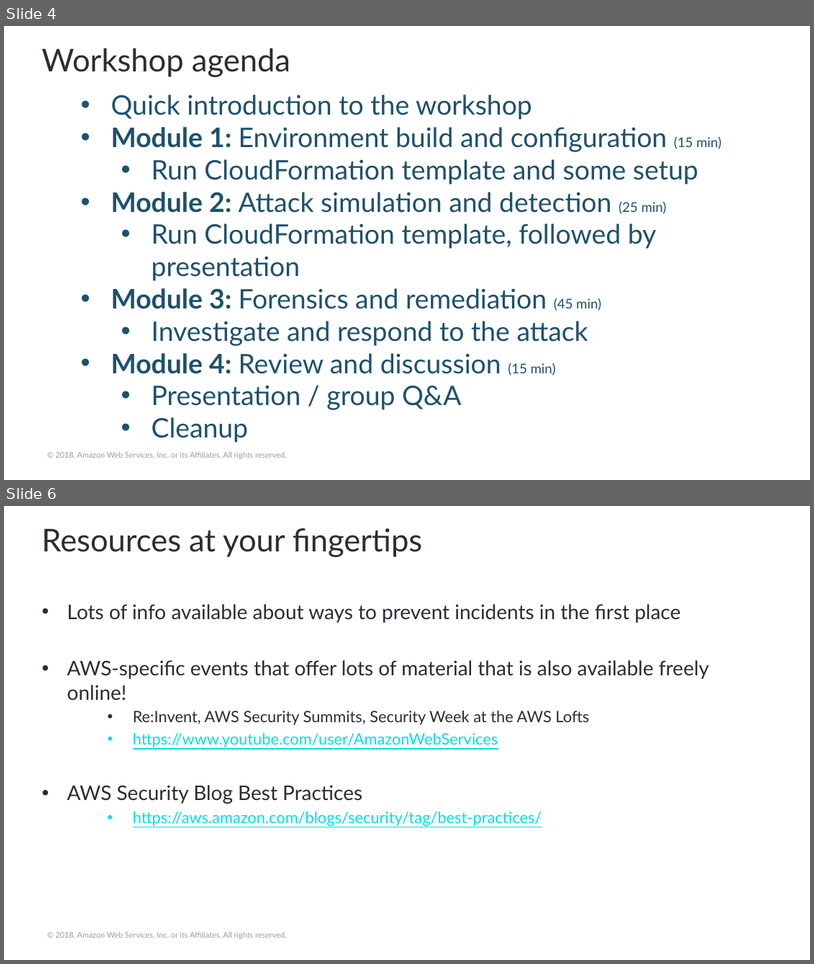
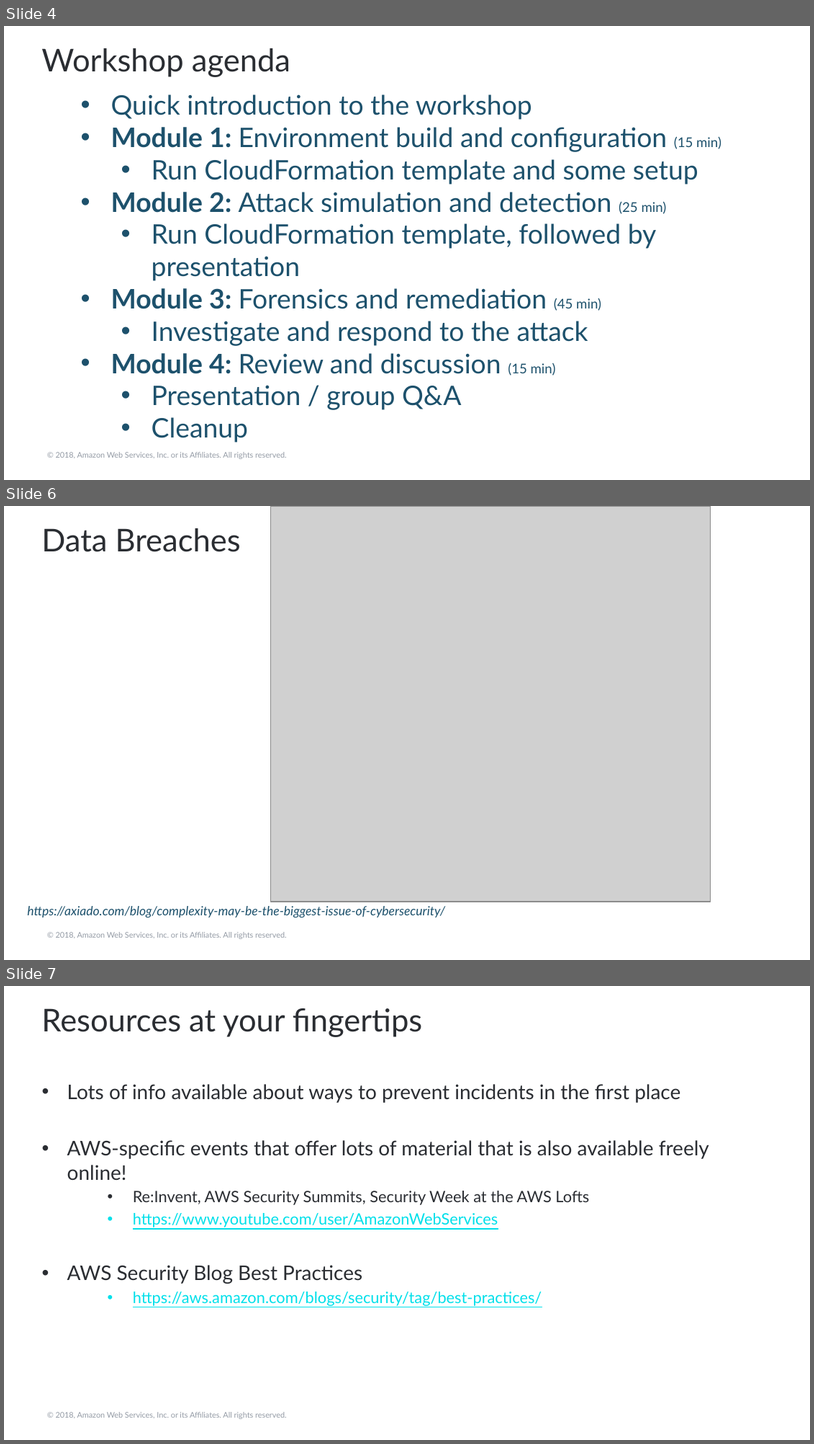
Before and after one commit to robnolen/aws-security-workshops, a slide deck: forensics-wksp/presentations/forensics-wksp-presentation.pptx. Shown one above the other, each under a label of ours: slides 4 and 6 before the commit, slides 4, 6 and 7 after it; the slides between them are not shown. The pictures are 814x964 and 814x1444 pixels, drawn with LibreOffice and Linux fonts; fonts in the diff are those of the drawing; grey boxes stand for pictures; background and template pictures are left out. Boxes give left, top, right and bottom in pixels: in the first picture for what was removed or moved away, otherwise in the second. Text is boxed around its words. In the diff, an @@ line names an element or a change of style, - is before the commit and + after.

Commit message:
Slide edits.

```diff
--- a/forensics-wksp/presentations/forensics-wksp-presentation.pptx
+++ b/forensics-wksp/presentations/forensics-wksp-presentation.pptx
@@ slide 6 added at [4,506,810,960], background #FFFFFF; not listed: 1 template element that a slide beside it also shows @@
@@ picture added at [271,506,711,901] @@
@@ title added at [41,528,241,552], 28 pt, text #2A2D32 @@
+Data Breaches
@@ text added at [27,906,445,917], 11.2 pt, text #1D516C, italic @@
+https://axiado.com/blog/complexity-may-be-the-biggest-issue-of-cybersecurity/
@@ what was slide 6 is now slide 7 @@
```
Also in this commit, not shown: 2 slides changed.
